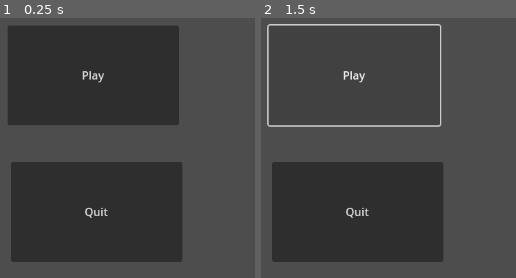
Above: before the commit, frames 1-2 (left to right).
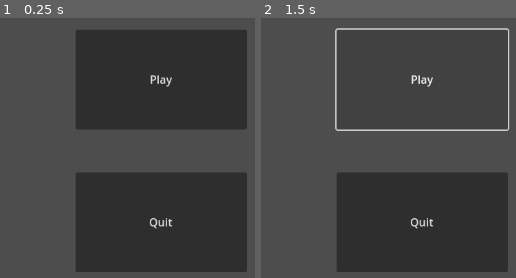
Above: after the commit, the same moments.

Repository: Berardinux/Modern-Nostalgia
Game: Godot game, scene res://main.tscn
Two runs of this game, one before a commit and one after it. Both use one fixed random seed, a clock stepped at 60 frames per second and the inputs below.
Inputs:
- Up to frame 1 (0.25 s): no input
- Up to frame 2 (1.5 s): click "Play" at 0.5 s; click "Play" at 1.25 s

The runs differ from the first frame. In frame 1, 44% of the frame differs, in the area x 3-97%, y 3-98%; in frame 2, 26%.

Commit message:
Dec 12, 20:05

Diff:
--- a/Modern-nostalgia/main.gd
+++ b/Modern-nostalgia/main.gd
@@ -2,5 +2,8 @@
 
 extends Node2D
 
+func _on_play_pressed():
+	get_tree().change_scene_to_file("res://world.tscn")
+
 func _on_quit_pressed():
 	get_tree().quit()
--- a/Modern-nostalgia/main.tscn
+++ b/Modern-nostalgia/main.tscn
@@ -6,10 +6,10 @@
 script = ExtResource("1_k42v7")
 
 [node name="Play" type="Button" parent="."]
-offset_left = 370.0
-offset_top = 122.0
-offset_right = 617.0
-offset_bottom = 266.0
+offset_left = 468.0
+offset_top = 128.0
+offset_right = 715.0
+offset_bottom = 272.0
 text = "Play"
 
 [node name="Quit" type="Button" parent="."]
@@ -18,10 +18,10 @@
 anchor_top = 0.5
 anchor_right = 0.5
 anchor_bottom = 0.5
-offset_left = 375.0
-offset_top = 319.0
-offset_right = 622.0
-offset_bottom = 463.0
+offset_left = 468.0
+offset_top = 334.0
+offset_right = 715.0
+offset_bottom = 478.0
 grow_horizontal = 2
 grow_vertical = 2
 text = "Quit
--- /dev/null
+++ b/Modern-nostalgia/world.tscn
@@ -0,0 +1,3 @@
+[gd_scene format=3 uid="uid://l2ghhq8jdh4h"]
+
+[node name="World" type="Node3D"]
